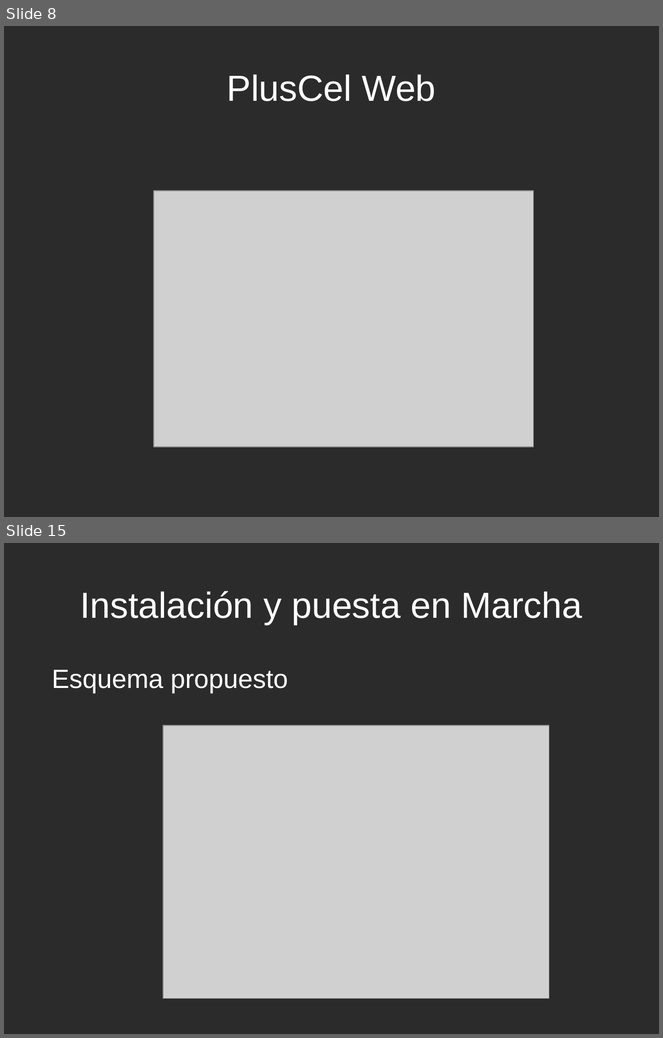
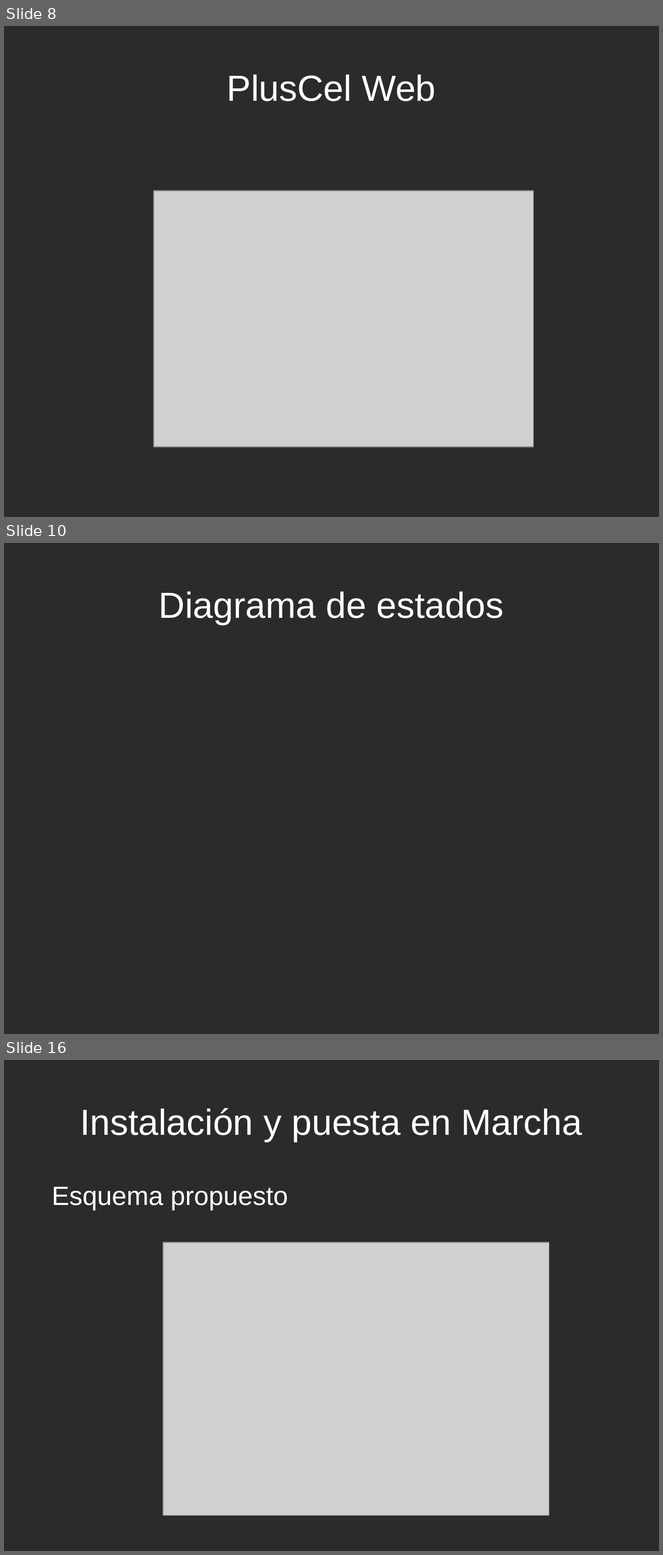
Before and after one commit to PlusCel/PlusCel, a slide deck: presentacion/PresentacionFinal.odp. Shown one above the other, each under a label of ours: slides 8 and 15 before the commit, slides 8, 10 and 16 after it; the slides between them are not shown. The pictures are 663x1038 and 663x1555 pixels, drawn with LibreOffice and Linux fonts; fonts in the diff are those of the drawing; grey boxes stand for pictures; background and template pictures are left out; a plain dark background stands for a picture behind light text. Boxes give left, top, right and bottom in pixels: in the first picture for what was removed or moved away, otherwise in the second. Text is boxed around its words. In the diff, an @@ line names an element or a change of style, - is before the commit and + after.

```diff
--- a/presentacion/PresentacionFinal.odp
+++ b/presentacion/PresentacionFinal.odp
@@ slide 10 added at bbox=[4, 543, 659, 1034], background picture (left out) @@
@@ title added at bbox=[159, 591, 504, 625], 44 pt, text #FFFFFF @@
+Diagrama de estados
@@ what was slide 15 is now slide 16 @@
```
Also in this commit, not shown: 7 slides changed, 3 other slides added, 3 slides removed, 8 other files.
